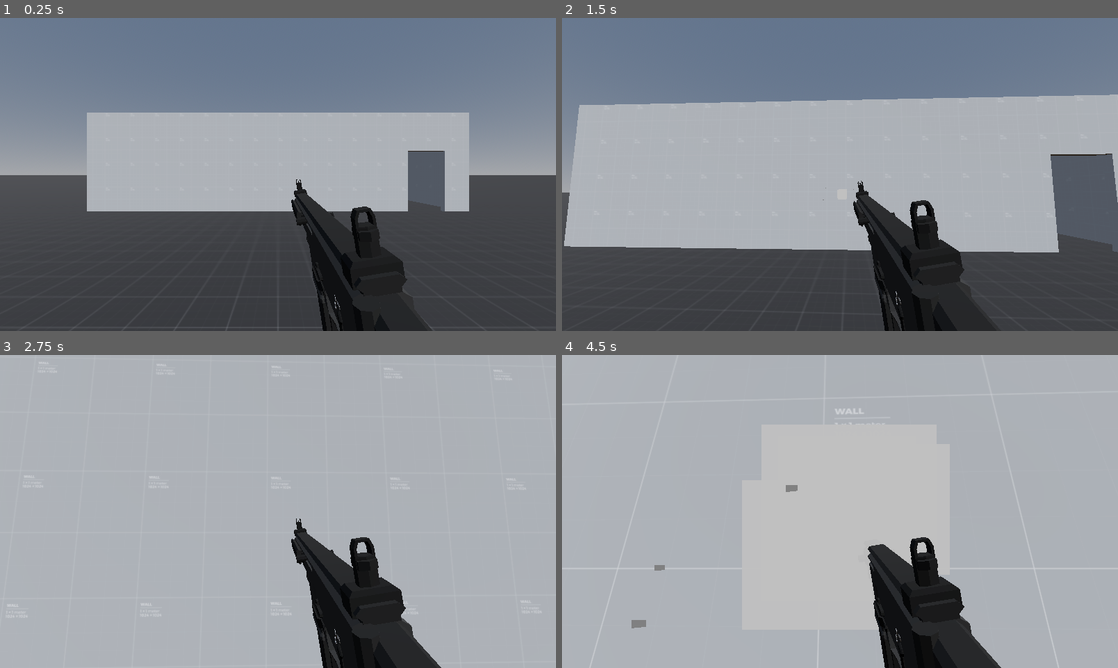
Above: before the commit, frames 1-4 (two rows, left to right).
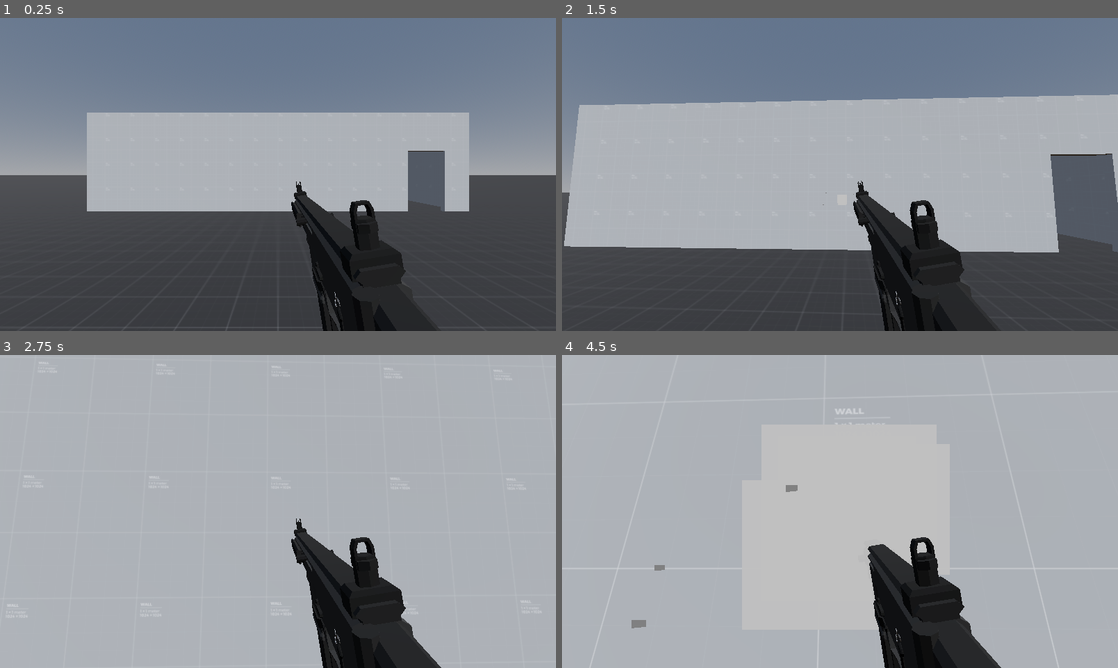
Above: after the commit, the same moments.

Repository: Ieida/Tactical-FPS-Godot
Game: Godot game, scene res://level_0/level_0.tscn
Same seed, same stepped clock (60 frames per second), same inputs: the game is played once before the commit and once after it.
Inputs (mouse positions are in pixels of both pictures, inside the frame that each line leads up to):
- Up to frame 1 (0.25 s): no input
- Up to frame 2 (1.5 s): tap Enter at 0.5 s; move the mouse to (867, 174) at 0.52 s; hold W (move_forward) from 0.53 s (still down); tap T (rack_slide) at 0.6 s; move the mouse to (812, 174) at 1.27 s; click (812, 174) at 1.35 s
- Up to frame 3 (2.75 s): keep holding W (move_forward); move the mouse to (289, 505) at 2.02 s; tap T (rack_slide) at 2.1 s
- Up to frame 4 (4.5 s): keep holding W (move_forward); move the mouse to (834, 517) at 2.77 s; click (834, 517) at 2.85 s; move the mouse to (878, 514) at 3.52 s; tap T (rack_slide) at 3.6 s; tap Space at 4.25 s; move the mouse to (795, 508) at 4.27 s; click (795, 508) at 4.35 s

The runs differ from the first frame. In frame 1, 0.7% of the frame differs, in the area x 52-79%, y 51-100%; in frame 2, less than 0.1%; in frame 3, less than 0.1%; in frame 4, less than 0.1%.

Commit message:
improved smg reload animation

Diff:
--- a/player/player.tscn
+++ b/player/player.tscn
@@ -40,7 +40,7 @@
 "times": PackedFloat32Array(0),
 "transitions": PackedFloat32Array(1),
 "update": 0,
-"values": [Vector3(0.0238237, -1.83981e-10, 0.165806)]
+"values": [Vector3(0, 0, 0.165806)]
 }
 
 [sub_resource type="Animation" id="Animation_bu5vc"]
@@ -87,10 +87,10 @@
 tracks/0/interp = 1
 tracks/0/loop_wrap = true
 tracks/0/keys = {
-"times": PackedFloat32Array(0, 0.1, 0.5, 1.5, 2),
-"transitions": PackedFloat32Array(1, 1, 1, 1, 1),
-"update": 0,
-"values": [Vector3(0.05, -0.08, -0.22), Vector3(0.163392, -0.08, -0.22), Vector3(0.05, -0.199328, -0.22), Vector3(0.05, -0.199328, -0.22), Vector3(0.05, -0.08, -0.22)]
+"times": PackedFloat32Array(0, 0.1, 0.3, 1.6, 1.7, 1.8, 2),
+"transitions": PackedFloat32Array(1, 1, 1, 1, 1, 1, 1),
+"update": 0,
+"values": [Vector3(0.05, -0.08, -0.22), Vector3(0.163392, -0.08, -0.22), Vector3(0.0347883, -0.199328, -0.22), Vector3(0.0347883, -0.199328, -0.22), Vector3(0.0347883, -0.176807, -0.22), Vector3(0.0347883, -0.199328, -0.22), Vector3(0.05, -0.08, -0.22)]
 }
 tracks/1/type = "value"
 tracks/1/imported = false
@@ -99,10 +99,10 @@
 tracks/1/interp = 1
 tracks/1/loop_wrap = true
 tracks/1/keys = {
-"times": PackedFloat32Array(0, 0.1, 0.5, 1.5, 2),
-"transitions": PackedFloat32Array(1, 1, 1, 1, 1),
-"update": 0,
-"values": [Vector3(0, 0, 0.165806), Vector3(8.08004e-09, -0.468254, 1.10502), Vector3(-0.554544, 2.78777e-09, 0.165806), Vector3(-0.554544, 2.78777e-09, 0.165806), Vector3(0, 0, 0.165806)]
+"times": PackedFloat32Array(0, 0.1, 0.3, 1.6, 1.7, 1.8, 2),
+"transitions": PackedFloat32Array(1, 1, 1, 1, 1, 1, 1),
+"update": 0,
+"values": [Vector3(0, 0, 0.165806), Vector3(8.08004e-09, -0.468254, 1.10502), Vector3(-0.395111, 0.460766, -0.533742), Vector3(-0.395111, 0.460766, -0.533742), Vector3(-0.328358, 0.427181, -0.51408), Vector3(-0.395111, 0.460766, -0.533742), Vector3(0, 0, 0.165806)]
 }
 
 [sub_resource type="AnimationLibrary" id="AnimationLibrary_y3yaa"]
@@ -205,7 +205,7 @@
 magazine = NodePath("SMG/Magazine")
 
 [node name="SMG" parent="CharacterBody3D/Node3D/PlayerCamera/PlayerSMG" node_paths=PackedStringArray("magazine", "muzzle") instance=ExtResource("8_6ao76")]
-transform = Transform3D(0.986286, -0.165048, -1.83929e-10, 0.165001, 0.986007, -0.0238214, 0.00393167, 0.0234948, 0.999716, 0.05, -0.08, -0.22)
+transform = Transform3D(0.986285, -0.165048, 0, 0.165048, 0.986286, 0, 0, 0, 1, 0.05, -0.08, -0.22)
 magazine = NodePath("Magazine")
 muzzle = NodePath(".")
 
